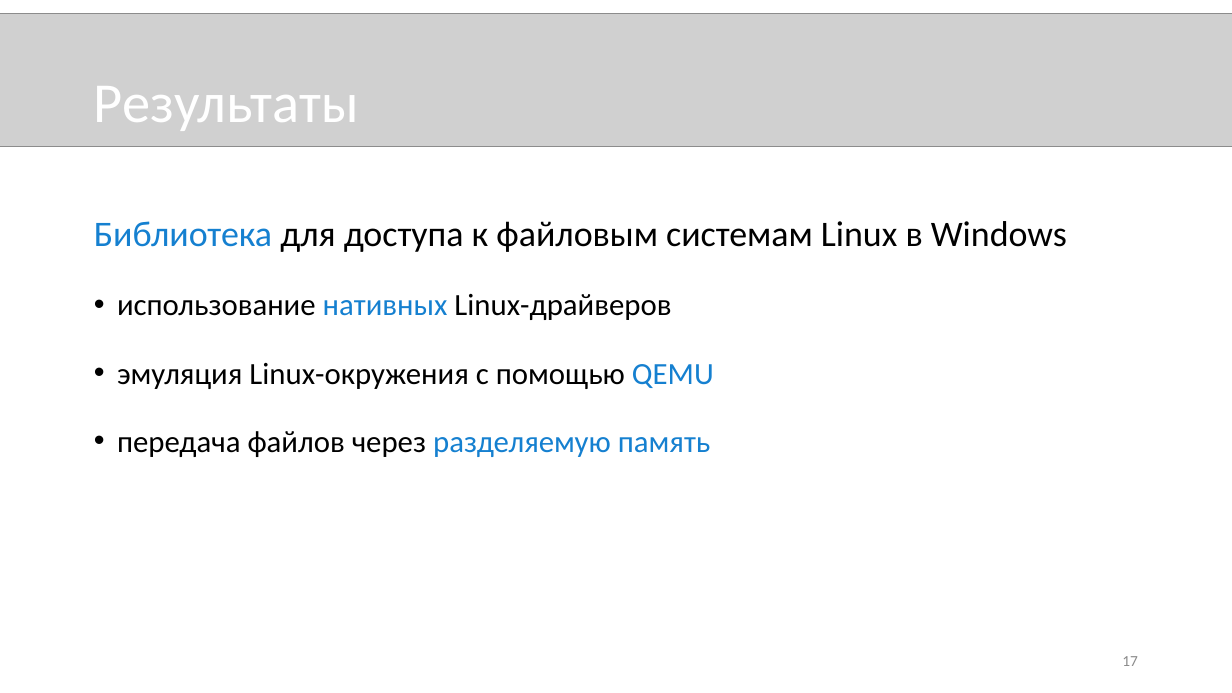
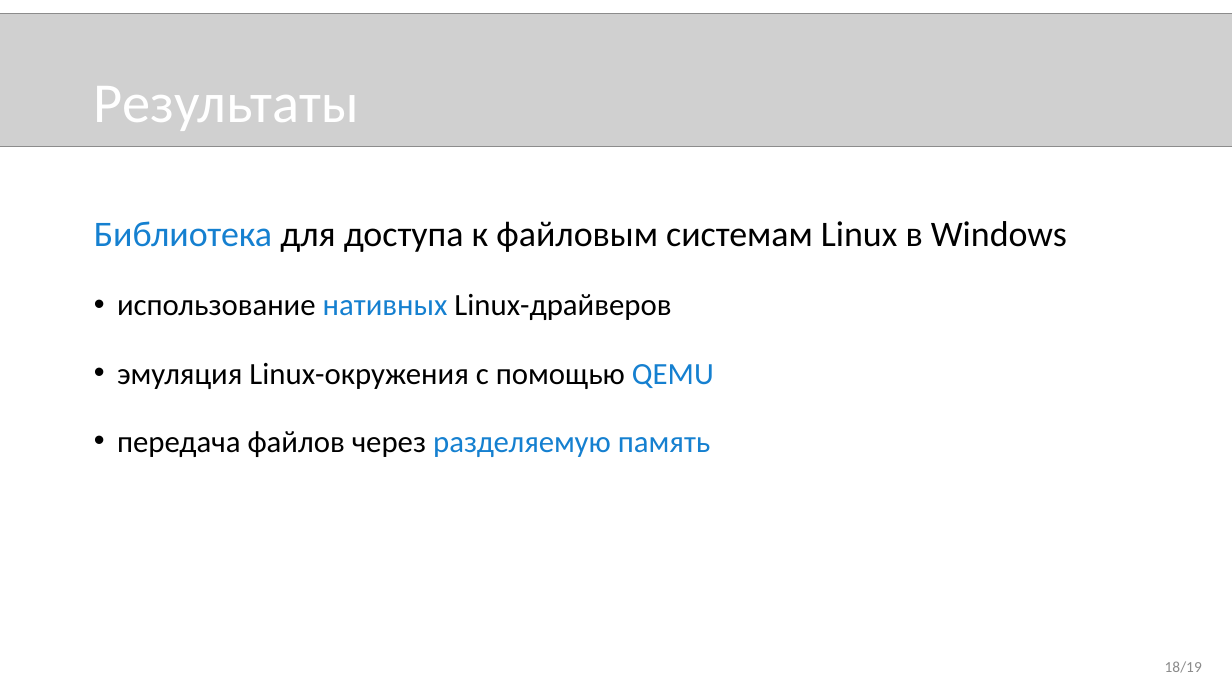
Before and after one commit to novokrest/master-thesis, a slide deck: slide 18 of presentation.pptx (slide 17 before the commit). Drawn at 1232x693 pixels with LibreOffice and Linux fonts; fonts in the diff are those of the drawing; grey boxes stand for pictures. Boxes give left, top, right and bottom in pixels: in the first picture for what was removed or moved away, otherwise in the second. Text is boxed around its words. In the diff, an @@ line names an element or a change of style, - is before the commit and + after.

```diff
--- a/presentation.pptx
+++ b/presentation.pptx
@@ page number removed at bbox=[1122, 656, 1138, 666] @@
-17
@@ text added at bbox=[1165, 661, 1202, 673], 12 pt, text #8C8C8C @@
+18/19
```
Also in this commit, not shown: 14 other slides changed, 1 slide added, 2 other files.
